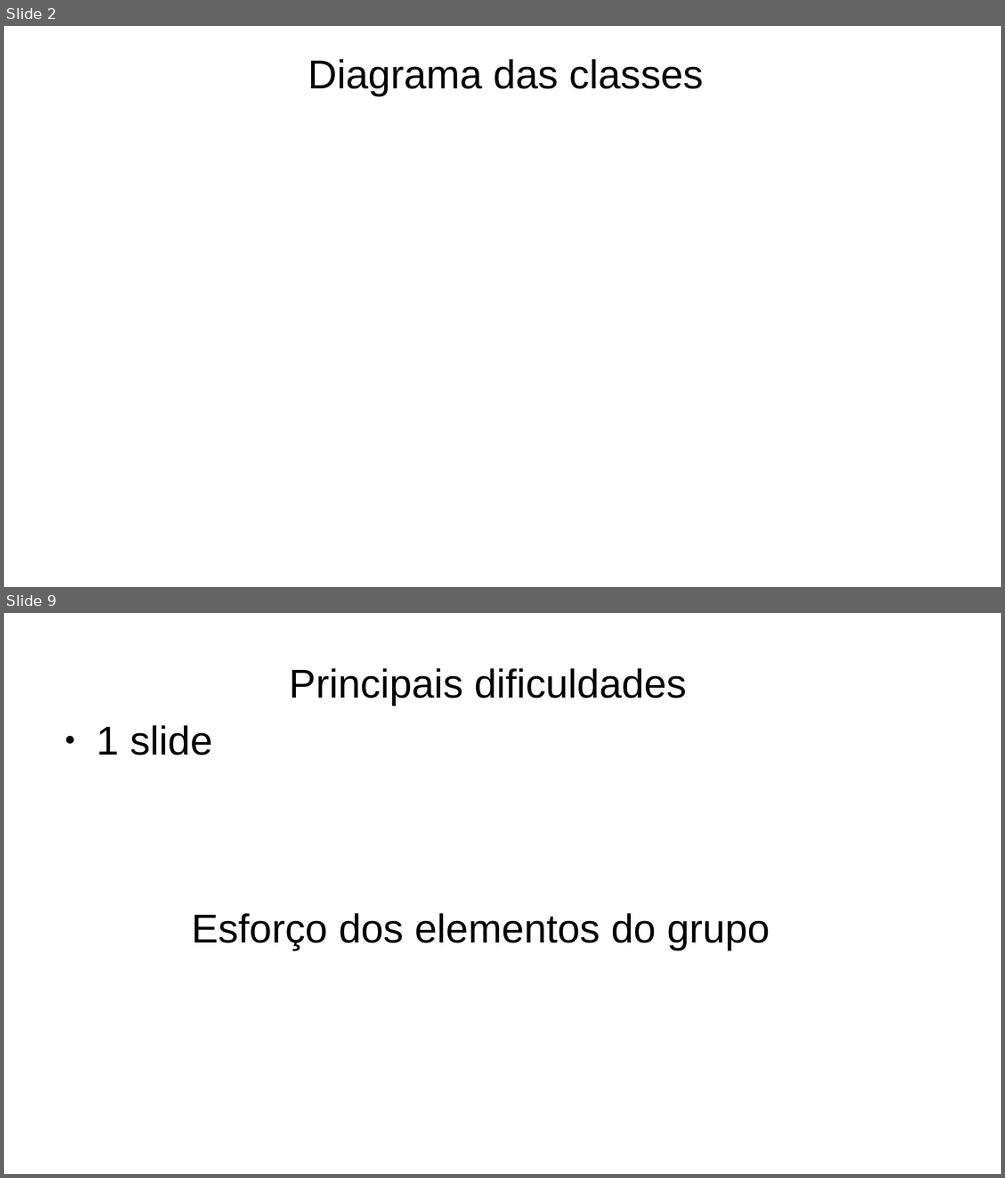
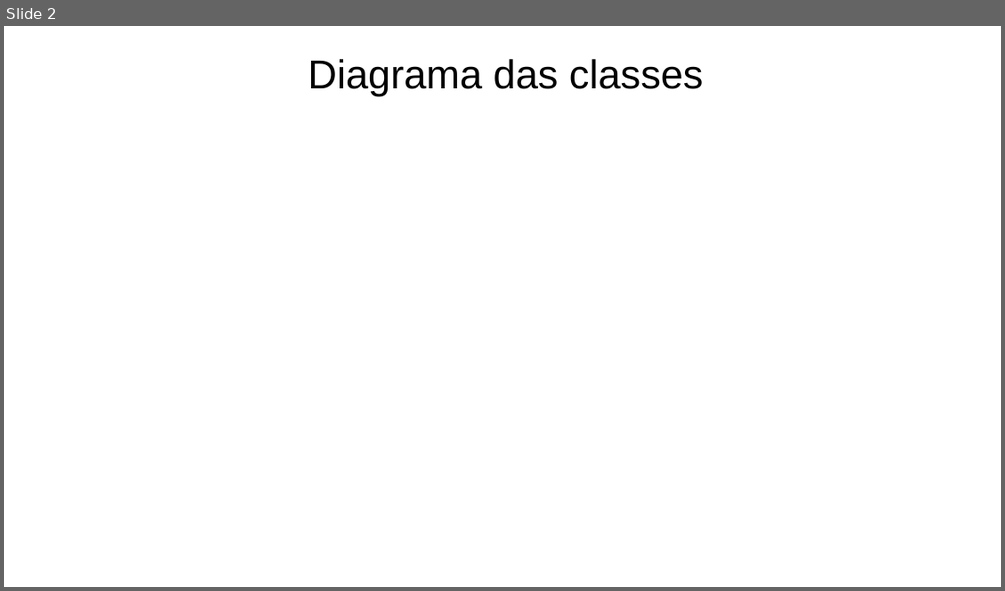
Before and after one commit to Naapperas/feup-aed-proj2, a slide deck: Apresentação.pptx. Shown one above the other, each under a label of ours: slides 2 and 9 before the commit, slide 2 after it; the slides between them are not shown. The pictures are 1005x1178 and 1005x591 pixels, drawn with LibreOffice and Linux fonts; fonts in the diff are those of the drawing. Boxes give left, top, right and bottom in pixels: in the first picture for what was removed or moved away, otherwise in the second. Text is boxed around its words. In the diff, an @@ line names an element or a change of style, - is before the commit and + after.

```diff
--- a/Apresentação.pptx
+++ b/Apresentação.pptx
@@ slide 9 removed at bbox=[4, 613, 1001, 1174], background #FFFFFF @@
@@ text removed at bbox=[289, 668, 686, 706] @@
-Principais dificuldades
@@ text removed at bbox=[97, 725, 213, 755] @@
-● 1 slide
@@ text removed at bbox=[192, 913, 769, 950] @@
-Esforço dos elementos do grupo
```
Also in this commit, not shown: 5 slides changed, 5 slides added, 1 other slide removed.
